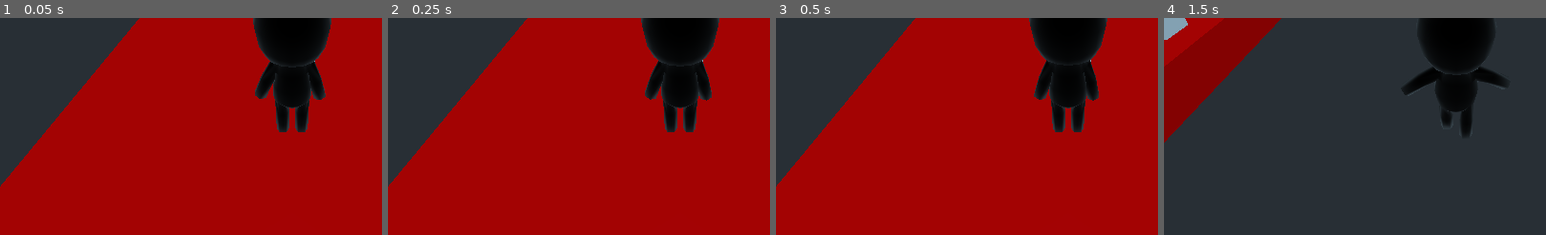
Above: before the commit, frames 1-4 (left to right).
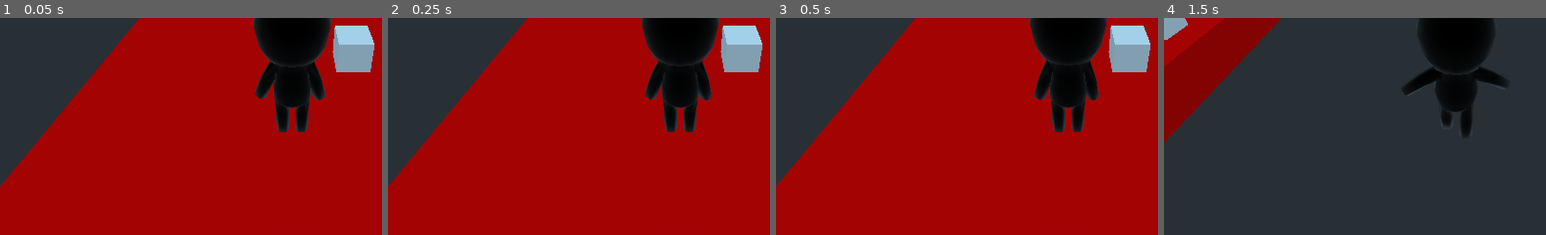
Above: after the commit, the same moments.

Repository: mfindlater/GGJ2020
Game: Godot game, scene res://Main.tscn
Same seed, same stepped clock (60 frames per second), same inputs: the game is played once before the commit and once after it.
Inputs:
- Up to frame 1 (0.05 s): no input
- Up to frame 2 (0.25 s): no input
- Up to frame 3 (0.5 s): no input
- Up to frame 4 (1.5 s): tap Enter (ui_accept) at 0.5, 0.77 s; hold Right (ui_right) 0.53-1.28 s; hold Down (ui_down) from 1.28 s (still down)
The pictures show only the part of the screen within x 12-62%, y 49-99%; the shares and areas given below are measured in that part.

The runs differ from the first frame. In frame 1, 2.1% of the frame differs, in the area x 82-98%, y 3-25%; in frame 2, 2.1%; in frame 3, 2.1%; in frame 4, nothing differs.

Commit message:
clean up

Diff:
--- a/DummyItem.gd
+++ /dev/null
@@ -1,10 +0,0 @@
-extends KinematicBody
-
-signal item_enter
-signal item_exit
-
-func _on_Area_body_entered(body):
-	emit_signal("item_enter")
-
-func _on_Area_body_exited(body):
-	emit_signal("item_exit")
--- a/DummyItem.tscn
+++ /dev/null
@@ -1,34 +0,0 @@
-[gd_scene load_steps=5 format=2]
-
-[ext_resource path="res://DummyItem.gd" type="Script" id=1]
-
-[sub_resource type="BoxShape" id=1]
-
-[sub_resource type="CubeMesh" id=2]
-
-[sub_resource type="BoxShape" id=3]
-extents = Vector3( 1, 1, 1.34431 )
-
-[node name="DummyItem" type="KinematicBody"]
-collision_mask = 0
-script = ExtResource( 1 )
-
-[node name="CollisionShape" type="CollisionShape" parent="."]
-transform = Transform( 0.5, 0, 0, 0, 0.5, 0, 0, 0, 0.5, 0, 0, 0 )
-shape = SubResource( 1 )
-
-[node name="MeshInstance" type="MeshInstance" parent="."]
-transform = Transform( 0.5, 0, 0, 0, 0.5, 0, 0, 0, 0.5, 0, 0, 0 )
-mesh = SubResource( 2 )
-material/0 = null
-
-[node name="Area" type="Area" parent="."]
-collision_mask = 3
-
-[node name="CollisionShape" type="CollisionShape" parent="Area"]
-transform = Transform( 0.747897, 0, 0, 0, 0.747897, 0, 0, 0, 0.747897, 0, 0, 0 )
-shape = SubResource( 3 )
-
-[node name="Track" type="AudioStreamPlayer" parent="."]
-[connection signal="body_entered" from="Area" to="." method="_on_Area_body_entered"]
-[connection signal="body_exited" from="Area" to="." method="_on_Area_body_exited"]
--- /dev/null
+++ b/Item/Item.gd
@@ -0,0 +1,13 @@
+extends KinematicBody
+
+signal item_enter
+signal item_exit
+
+func _ready():
+	add_to_group("items")
+
+func _on_Area_body_entered(body):
+	emit_signal("item_enter")
+
+func _on_Area_body_exited(body):
+	emit_signal("item_exit")
--- /dev/null
+++ b/Item/Item.tscn
@@ -0,0 +1,35 @@
+[gd_scene load_steps=5 format=2]
+
+[ext_resource path="res://Item/Item.gd" type="Script" id=1]
+
+
+[sub_resource type="BoxShape" id=1]
+
+[sub_resource type="CubeMesh" id=2]
+
+[sub_resource type="BoxShape" id=3]
+extents = Vector3( 1, 1, 1.34431 )
+
+[node name="Item" type="KinematicBody"]
+collision_mask = 0
+script = ExtResource( 1 )
+
+[node name="CollisionShape" type="CollisionShape" parent="."]
+transform = Transform( 0.5, 0, 0, 0, 0.5, 0, 0, 0, 0.5, 0, 0, 0 )
+shape = SubResource( 1 )
+
+[node name="MeshInstance" type="MeshInstance" parent="."]
+transform = Transform( 0.5, 0, 0, 0, 0.5, 0, 0, 0, 0.5, 0, 0, 0 )
+mesh = SubResource( 2 )
+material/0 = null
+
+[node name="Area" type="Area" parent="."]
+collision_mask = 3
+
+[node name="CollisionShape" type="CollisionShape" parent="Area"]
+transform = Transform( 0.747897, 0, 0, 0, 0.747897, 0, 0, 0, 0.747897, 0, 0, 0 )
+shape = SubResource( 3 )
+
+[node name="Track" type="AudioStreamPlayer" parent="."]
+[connection signal="body_entered" from="Area" to="." method="_on_Area_body_entered"]
+[connection signal="body_exited" from="Area" to="." method="_on_Area_body_exited"]
--- a/Main.gd
+++ b/Main.gd
@@ -7,7 +7,7 @@
 
 func _physics_process(delta):
 		if $Player.holding_item:
-		   $DummyItem.global_transform = $Player/ItemPosition.global_transform
+		   $Item.global_transform = $Player/ItemPosition.global_transform
 
 func _on_DummyItem_item_enter():
 	$Player.can_pick_up = true
@@ -17,12 +17,20 @@
 	$Player.can_pick_up = false
 
 func _on_Player_pick_up():
-	$Player/ItemPosition.add_child($DummyItem)
+	$Player/ItemPosition.add_child($Item)
 	AudioServer.set_bus_mute(2,false)
 	#$Fade.interpolate_property($Nerd2,"volume_db",0, 1, 0.5)
 
 func _on_Player_put_down():
-	$Player/ItemPosition.remove_child($DummyItem)
-	$DummyItem.translate(Vector3(0,-3,0))
+	$Player/ItemPosition.remove_child($Item)
+	$Item.translate(Vector3(0,-3,0))
 	#$Fade.interpolate_property($Nerd2,"volume_db",1, 0, 0.5)
 	AudioServer.set_bus_mute(2,true)
+
+
+func _on_Item_item_enter():
+	$Player.can_pick_up = true
+
+
+func _on_Item_item_exit():
+	$Player.can_pick_up = false
--- a/Main.tscn
+++ b/Main.tscn
@@ -2,9 +2,9 @@
 
 [ext_resource path="res://Player/Player.tscn" type="PackedScene" id=1]
 [ext_resource path="res://MeshInstance.gd" type="Script" id=2]
-[ext_resource path="res://DummyItem.tscn" type="PackedScene" id=3]
 [ext_resource path="res://Main.gd" type="Script" id=4]
 [ext_resource path="res://BusBox.tscn" type="PackedScene" id=5]
+[ext_resource path="res://Item/Item.tscn" type="PackedScene" id=6]
 
 [sub_resource type="CubeMesh" id=1]
 
@@ -36,14 +36,14 @@
 [node name="Player" parent="." instance=ExtResource( 1 )]
 transform = Transform( 1, 0, 0, 0, 1, 0, 0, 0, 1, -0.0544545, 2.13803, -0.157942 )
 
-[node name="DummyItem" parent="." instance=ExtResource( 3 )]
-transform = Transform( 1, 0, 0, 0, 1, 0, 0, 0, 1, 2.814, 1.52873, 0 )
-
 [node name="Fade" type="Tween" parent="."]
 
 [node name="BusBox" parent="." instance=ExtResource( 5 )]
 transform = Transform( 1, 0, 0, 0, 1, 0, 0, 0, 1, 18.1847, 1.41406, 0 )
+
+[node name="Item" parent="." instance=ExtResource( 6 )]
+transform = Transform( 1, 0, 0, 0, 1, 0, 0, 0, 1, 2.78715, 1.50807, 1.64861 )
 [connection signal="pick_up" from="Player" to="." method="_on_Player_pick_up"]
 [connection signal="put_down" from="Player" to="." method="_on_Player_put_down"]
-[connection signal="item_enter" from="DummyItem" to="." method="_on_DummyItem_item_enter"]
-[connection signal="item_exit" from="DummyItem" to="." method="_on_DummyItem_item_exit"]
+[connection signal="item_enter" from="Item" to="." method="_on_Item_item_enter"]
+[connection signal="item_exit" from="Item" to="." method="_on_Item_item_exit"]
Not shown, changed: .mono/metadata/ide_server_meta.txt
Not shown, added: Music/Harmony Home - Track 1 - Nerd Orch Kits.ogg.import
Not shown, added: Music/Harmony Home - Track 10 - Gamer Percussion.ogg.import
Not shown, added: Music/Harmony Home - Track 11 - Gamer Bass.ogg.import
Not shown, added: Music/Harmony Home - Track 12 - Power Kit.ogg.import
Not shown, added: Music/Harmony Home - Track 13 - Coupled Harpsichord.ogg.import
Not shown, added: Music/Harmony Home - Track 2 - Nerd Harpsichord.ogg.import
Not shown, added: Music/Harmony Home - Track 3 - Nerd Strings.ogg.import
Not shown, added: Music/Harmony Home - Track 4 - Hugger Percussion.ogg.import
Not shown, added: Music/Harmony Home - Track 5 - Hugger Flute.ogg.import
Not shown, added: Music/Harmony Home - Track 6 - Hugger Guitar.ogg.import
Not shown, added: Music/Harmony Home - Track 7 - Gamer Pacmin.ogg.import
(and 17 more such lines)
